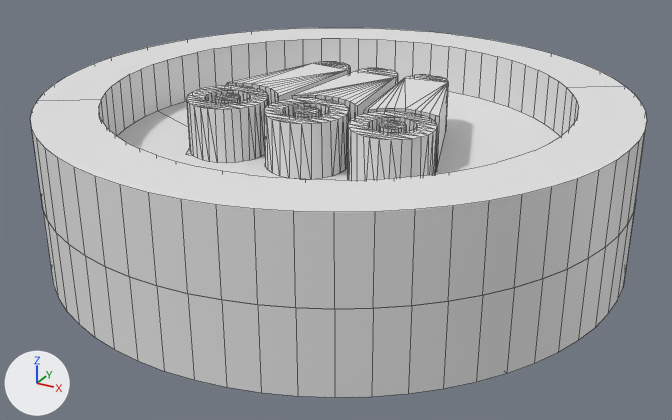
Two versions of the Blender file 3d/resources/wood.blend, one commit apart.
The view is the same before and after, from a 50 mm camera at (10.99, -20.11, 8.55) aimed at (0.16, -0.43, -1.29). The axes (+X, +Y, +Z) are drawn at lower left. The lights are the same throughout. Mesh edges are drawn as thin lines.

Before the edit, the objects in view are built like this:
```python
me_cylinder = bpy.data.meshes.new('Cylinder')
me_cylinder.from_pydata(...)  # a 64-sided cylinder along z spanning x -10.0..10.0, y -10.0..10.0, z 0.0..8.0
me_cylinder_001 = bpy.data.meshes.new('Cylinder.001')
me_cylinder_001.from_pydata(...)  # a 64-sided cylinder along z spanning x -5.0..5.0, y -5.0..5.0, z -3.0..3.0
me_path387_002 = bpy.data.meshes.new('path387.002')
me_path387_002.from_pydata(...)  # 3063 vertices, 4565 faces; spans x -0.0663..0.0664, y -0.0528..0.054, z -0.0637..0.0637
me_path387_002.materials.append(mat_svgmat_006)  # black #000000
ob_coin = bpy.data.objects.new('Coin', me_cylinder)
ob_coin.location = (0.0, 0.0, -0.25)
ob_coin.scale = (0.75, 0.75, 0.25)
_m = ob_coin.modifiers.new('Carve hole', 'BOOLEAN')
_m.object = ob_hole
_m = ob_coin.modifiers.new('Add face', 'BOOLEAN')
_m.object = ob_icon_path
_m.operation = 'UNION'
_m = ob_coin.modifiers.new('Array', 'ARRAY')
_m.use_relative_offset = False
_m.relative_offset_displace = (0.0, 0.0, 0.0)
_m.use_object_offset = True
_m.offset_object = ob_empty
ob_hole = bpy.data.objects.new('Hole', me_cylinder_001)
ob_hole.location = (0.0, 0.0, 3.5)
ob_hole.scale = (1.19, 1.19, 1.04)
ob_hole.hide_set(True)
ob_icon_path = bpy.data.objects.new('Icon path', me_path387_002)
ob_icon_path.location = (0.0, 0.0, 1.0)
ob_icon_path.scale = (50.0, 50.0, 11.8)
_m = ob_icon_path.modifiers.new('Decimate', 'DECIMATE')
_m.ratio = 0.2
ob_icon_path.hide_set(True)  # its collection is switched off
```
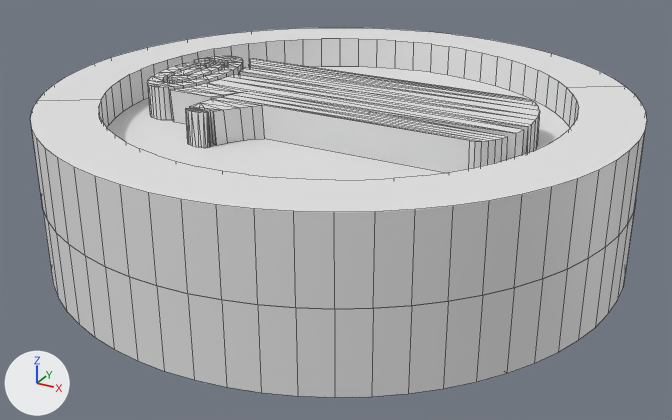
ob_hole is not drawn itself; it is used by a modifier of ob_coin.
ob_icon_path is not drawn itself; it is used by a modifier of ob_coin.

The change, as a diff of the scene's bpy script:
```diff
--- a/3d/resources/wood.blend.py
+++ b/3d/resources/wood.blend.py
@@ me_cylinder @@
 # used by ob_coin; location = (0.0, 0.0, -0.25); scale = (0.75, 0.75, 0.25)
-me_cylinder.from_pydata(...)  # 128 vertices, 66 faces; spans x -10.0..10.0, y -10.0..10.0, z 0.0..8.0
+me_cylinder.from_pydata(...)  # 256 vertices, 132 faces; spans x -10.0..10.0, y -10.0..10.0, z 0.0..8.0
+# me_cylinder part 1
+# 1 face is deleted
+# 64 vertices are added at x -7.9..7.9, y -7.9..7.9, z 4.5
+# 64 new vertices lie (0.0, 0.0, 3.5) away from vertices in x -7.9..7.9, y -7.9..7.9, z 4.5
+# 67 new faces join them
@@ me_path2_001 @@
+me_path2_001.from_pydata(...)  # 1978 vertices, 2922 faces, 11 loose edges; spans x -0.0762..0.0725, y -0.0279..0.0436, z -0.0291..0.0291
+me_path2_001.materials.append(mat_svgmat_006)  # black #000000
@@ ob_coin @@
 ob_coin.scale = (0.75, 0.75, 0.25)
-_m = ob_coin.modifiers.new('Carve hole', 'BOOLEAN')
-_m.object = ob_hole
 _m = ob_coin.modifiers.new('Add face', 'BOOLEAN')
-_m.object = ob_icon_path
+_m.object = ob_icon
 _m.operation = 'UNION'
@@ ob_hole @@
-ob_hole = bpy.data.objects.new('Hole', me_cylinder_001)
-ob_hole.location = (0.0, 0.0, 3.5)
-ob_hole.scale = (1.19, 1.19, 1.04)
-ob_hole.hide_set(True)
@@ ob_icon_path @@
-ob_icon_path = bpy.data.objects.new('Icon path', me_path387_002)
-ob_icon_path.location = (0.0, 0.0, 1.0)
-ob_icon_path.scale = (50.0, 50.0, 11.8)
-_m = ob_icon_path.modifiers.new('Decimate', 'DECIMATE')
-_m.ratio = 0.2
-ob_icon_path.hide_set(True)  # its collection is switched off
@@ ob_icon @@
+ob_icon = bpy.data.objects.new('Icon', me_path2_001)
+ob_icon.location = (0.0, 0.0, 1.0)
+ob_icon.scale = (70.0, -70.0, 25.7)
+_m = ob_icon.modifiers.new('Decimate', 'DECIMATE')
+_m.ratio = 0.2
+ob_icon.hide_set(True)
```

Pixel boxes (x1, y1, x2, y2) of what changed, in the pictures (672 x 420 px):
'Coin', reshaped, modifiers changed: (30, 28, 647, 397) in both
part 1 of me_cylinder, built on: (30, 28, 647, 212) in both
